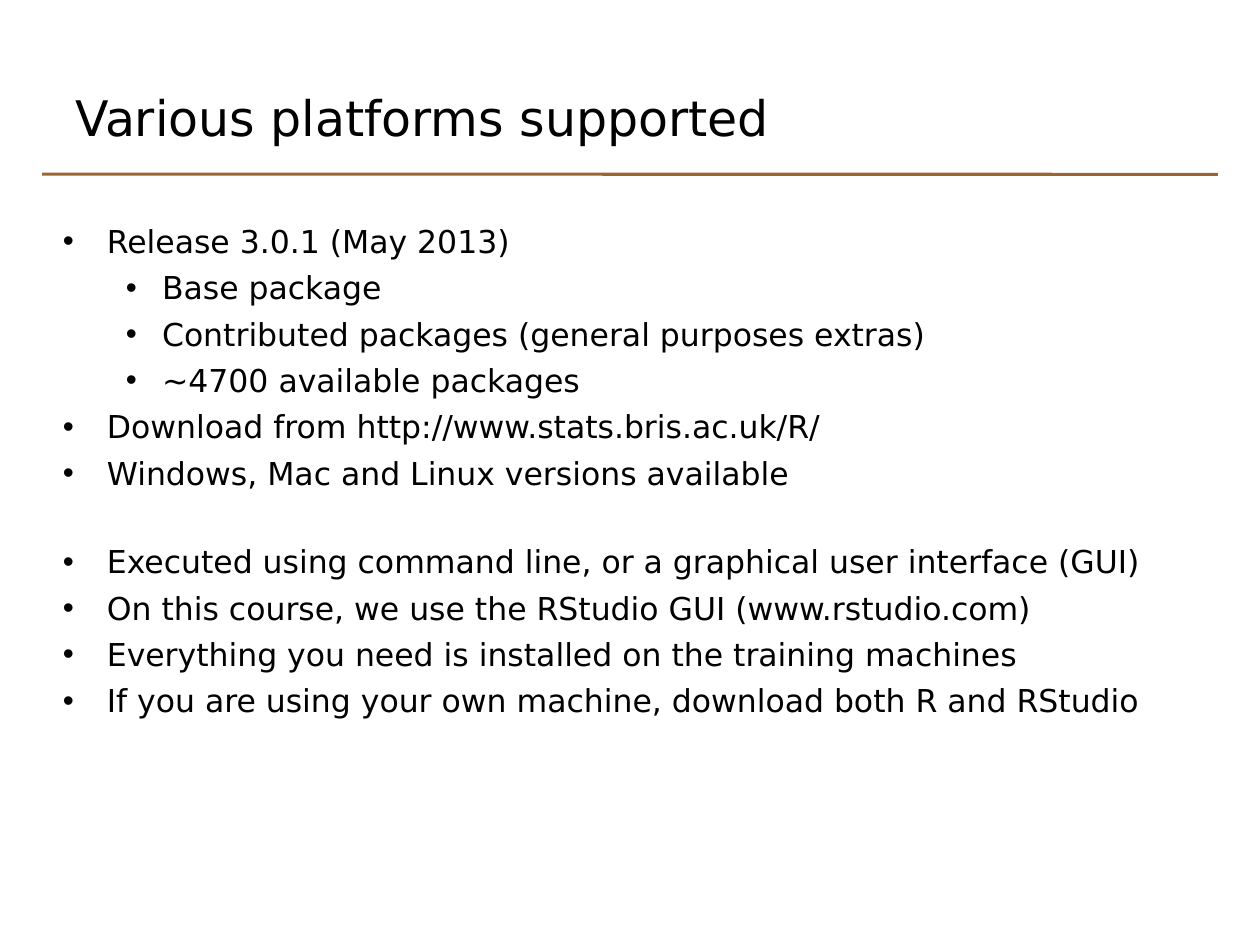
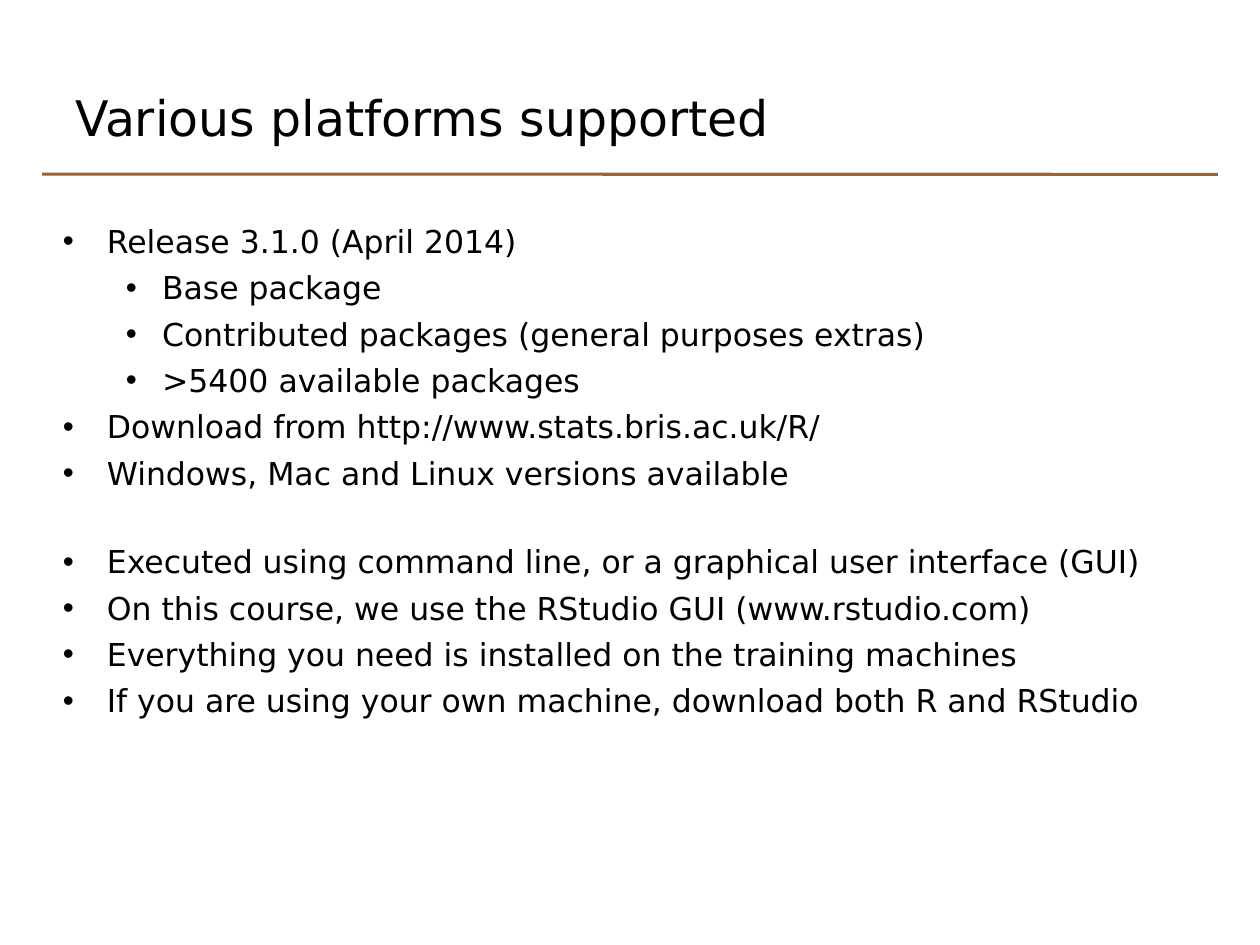
Before and after one commit to johnomics/basicr, a slide deck: slide 6 of Basic_R_Day_1_slides.odp. Drawn at 1260x945 pixels with LibreOffice and Linux fonts; fonts in the diff are those of the drawing. Boxes give left, top, right and bottom in pixels: in the first picture for what was removed or moved away, otherwise in the second. Text is boxed around its words. In the diff, an @@ line names an element or a change of style, - is before the commit and + after.

```diff
--- a/Basic_R_Day_1_slides.odp
+++ b/Basic_R_Day_1_slides.odp
@@ text at <box>107,229,516,260</box>: text changed @@
-• Release 3.0.1 (May 2013)
+• Release 3.1.0 (April 2014)
@@ text at <box>162,368,580,399</box>: text changed @@
-  • ~4700 available packages
+  • >5400 available packages
```
Also in this commit, not shown: 11 other slides changed, 1 slide added, 39 other files.
